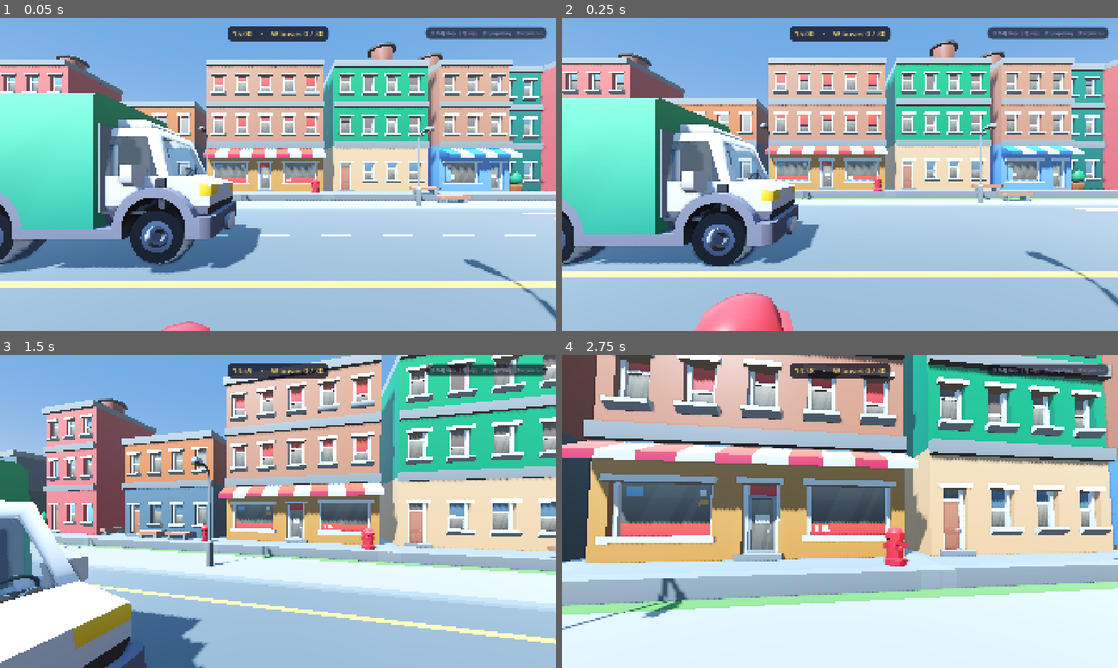
Above: before the commit, frames 1-4 (two rows, left to right).
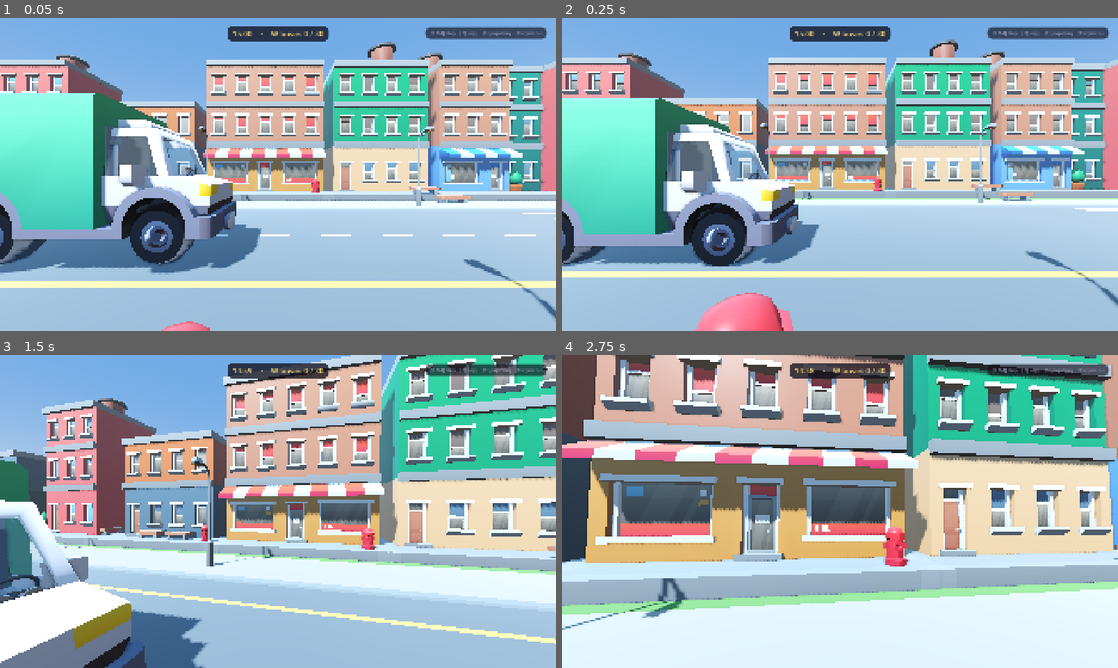
Above: after the commit, the same moments.

Repository: DeKinght/twoguysonecouch
Game: Godot game, scene res://scenes/levels/street.tscn
Two runs of this game, one before a commit and one after it. Both use one fixed random seed, a clock stepped at 60 frames per second and the inputs below. This scene is started directly instead of the project's main scene.
Inputs (mouse positions are in pixels of both pictures, inside the frame that each line leads up to):
- Up to frame 1 (0.05 s): no input
- Up to frame 2 (0.25 s): no input
- Up to frame 3 (1.5 s): tap Enter at 0.5 s; move the mouse to (305, 511) at 0.52 s; hold W (move_forward) from 0.53 s (still down); tap V (camera_toggle) at 0.6 s; click (305, 511) at 0.67 s; tap Space (jump) at 0.77 s; move the mouse to (250, 511) at 1.27 s; tap Ctrl (crouch) at 1.35 s
- Up to frame 4 (2.75 s): keep holding W (move_forward); tap Space (jump) at 1.52 s; move the mouse to (851, 505) at 2.02 s; press the mouse at (851, 505) at 2.03 s

The runs differ from the first frame. In frame 1, 0.5% of the frame differs, in the area x 17-30%, y 33-63%; in frame 2, 0.5%; in frame 3, 0.4%; in frame 4, nothing differs.

Commit message:
Van: keep cab floor and under-dash inside the front wheel arches
Measured the cab shell: the lower cab has the wheel housings at ±0.33 u from
z 0.78 u forward, so the floor and the part under the dashboard narrow there
instead of showing through the wheel cut-out.

Co-Authored-By: Claude Opus 5.5 <noreply@anthropic.com>
Claude-Session: https://claude.ai/code/session_01M87RcQLDSxz7g4adyQxSFd

Diff:
--- a/scripts/vehicles/van.gd
+++ b/scripts/vehicles/van.gd
@@ -605,12 +605,14 @@
 		return [Vector3(x0, y0, z0) * S, Vector3(x1, y1, z1) * S]
 
 	var parts: Array = [
-		# Wymiary dopasowane do skorupy kabiny: boki ~±0.6, dół przedniej szyby przy z ~1.09,
-		# niżej zaczyna się maska - nic nie może wystawać na zewnątrz.
-		[u.call(-0.58, CAB_FLOOR_U - 0.03, 0.47, 0.58, CAB_FLOOR_U, 1.06), dark],     # podłoga
-		[u.call(-0.6, CAB_FLOOR_U, 0.45, 0.6, 1.3, 0.47), trim],                      # tył kabiny
-		[u.call(-0.57, 0.64, 0.98, 0.57, 0.77, 1.07), dash],                          # deska
-		[u.call(-0.57, CAB_FLOOR_U, 1.0, 0.57, 0.64, 1.07), dark],                    # pod deską
+		# Wymiary dopasowane do skorupy kabiny (zmierzone w modelu): boki ~±0.53, dół przedniej
+		# szyby przy z ~1.09, a nisko (y < 0.62) od z = 0.78 do przodu są nadkola - tam
+		# wnętrze ma tylko ±0.33, inaczej widać je przez wycięcie na koło.
+		[u.call(-0.5, CAB_FLOOR_U - 0.03, 0.47, 0.5, CAB_FLOOR_U, 0.78), dark],       # podłoga przy fotelach
+		[u.call(-0.32, CAB_FLOOR_U - 0.03, 0.78, 0.32, CAB_FLOOR_U, 1.06), dark],     # podłoga między nadkolami
+		[u.call(-0.52, CAB_FLOOR_U, 0.45, 0.52, 1.3, 0.47), trim],                    # tył kabiny
+		[u.call(-0.52, 0.67, 0.98, 0.52, 0.77, 1.07), dash],                          # deska
+		[u.call(-0.32, CAB_FLOOR_U, 1.0, 0.32, 0.67, 1.07), dark],                    # pod deską
 		[u.call(-0.12, CAB_FLOOR_U, 0.5, 0.12, 0.6, 0.95), dark],                     # tunel
 	]
 	for side: float in [1.0, -1.0]:
